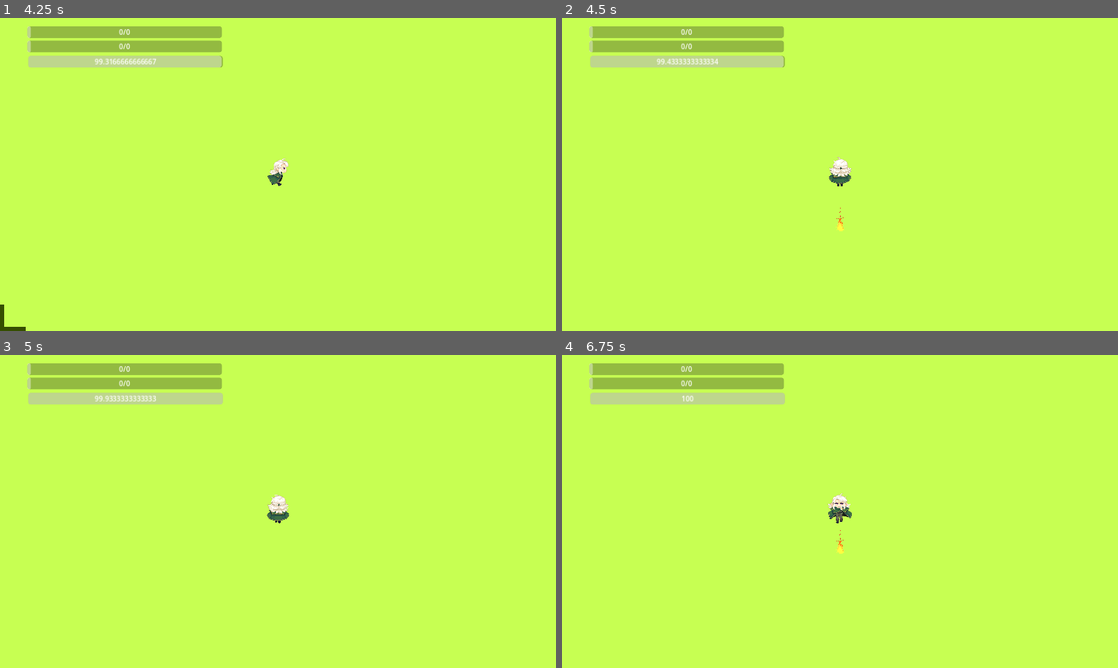
Above: before the commit, frames 1-4 (two rows, left to right).
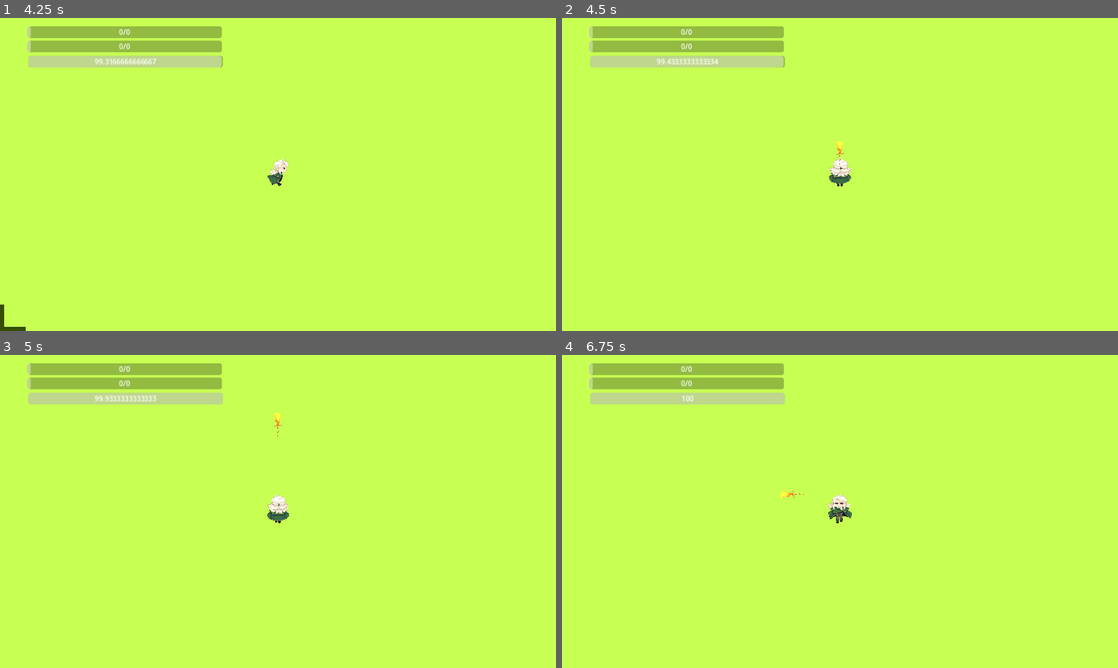
Above: after the commit, the same moments.

Repository: jgascart/Silrasel
Game: Godot game, scene res://Scenes/Main.tscn
Same seed, same stepped clock (60 frames per second), same inputs: the game is played once before the commit and once after it.
Inputs (mouse positions are in pixels of both pictures, inside the frame that each line leads up to):
- Up to frame 1 (4.25 s): click (122, 74) at 0.5 s; click "easy_button" at 1.25 s; tap Enter (interact_button) at 2, 2.85 s; move the mouse to (400, 158) at 2.02 s; hold Right (move_right) 2.03-2.78 s; hold Z (action_button_0) 2.03-2.78 s; move the mouse to (166, 190) at 2.77 s; hold Down (move_down) 2.78-3.53 s; move the mouse to (333, 105) at 3.52 s; hold Right (move_right) from 3.53 s (still down); hold Shift (run) from 3.53 s (still down)
- Up to frame 2 (4.5 s): move the mouse to (812, 237) at 4.27 s; release Right (move_right) at 4.28 s; release Shift (run) at 4.28 s; hold Up (move_up) from 4.28 s (still down); tap Z (action_button_0) at 4.35 s
- Up to frame 3 (5 s): keep holding Up (move_up)
- Up to frame 4 (6.75 s): tap Space at 5, 6.5 s; move the mouse to (1006, 558) at 5.02 s; release Up (move_up) at 5.03 s; hold Enter (interact_button) 5.03-5.78 s; hold Left (move_left) 5.03-6.53 s; move the mouse to (673, 464) at 5.77 s; tap Shift (run) at 5.85 s; move the mouse to (867, 511) at 6.52 s; hold Down (move_down) from 6.53 s (still down); hold Z (action_button_0) from 6.53 s (still down)

Frame 1 is identical in both runs. In frame 2, less than 0.1% of the frame differs, in the area x 49-51%, y 39-69%; in frame 3, less than 0.1%; in frame 4, less than 0.1%.

Commit message:
Adding interaction area on Aeldrya

Diff:
--- a/Scenes/Entities/Characters/Aeldrya/Aeldrya.gd
+++ b/Scenes/Entities/Characters/Aeldrya/Aeldrya.gd
@@ -3,6 +3,7 @@
 const SPEED = 200
 @onready var animations : AnimatedSprite2D = $AeldryaAnimations
 var move_direction = Vector2(0,0)
+@onready var direction: Node2D = $Direction
 var running : bool = false
 
 func _physics_process(_delta: float) -> void:
@@ -33,7 +34,6 @@
 
 #TODO: Move to correct place
 @onready var skill_point : Marker2D = $Direction/SkillPoint
-@onready var direction : Node2D = $Direction
 @onready var skills : Node = $Skills
 #########
 
--- a/Scenes/Entities/Characters/Aeldrya/Aeldrya.tscn
+++ b/Scenes/Entities/Characters/Aeldrya/Aeldrya.tscn
@@ -459,6 +459,8 @@
 radius = 68.0
 height = 216.0
 
+[sub_resource type="CircleShape2D" id="CircleShape2D_iwj3y"]
+
 [node name="Aeldrya" type="CharacterBody2D"]
 scale = Vector2(0.5, 0.5)
 collision_mask = 6
@@ -490,3 +492,11 @@
 
 [node name="SkillPoint" type="Marker2D" parent="Direction"]
 position = Vector2(56, 0)
+
+[node name="InteractionArea" type="Area2D" parent="Direction"]
+collision_layer = 16
+collision_mask = 16
+
+[node name="InteractionShape" type="CollisionShape2D" parent="Direction/InteractionArea"]
+position = Vector2(92, -0.000333039)
+shape = SubResource("CircleShape2D_iwj3y")
--- a/Scenes/Entities/Characters/Aeldrya/AeldryaAnimations.gd
+++ b/Scenes/Entities/Characters/Aeldrya/AeldryaAnimations.gd
@@ -1,16 +1,21 @@
 extends AnimatedSprite2D
 
 var move_animation : String = "idle_down"
+@onready var direction: Node2D = $"../Direction"
 
 func animate_movement(move_direction : Vector2) -> void:
 	match move_direction:
 		Vector2(-1, 0):
+			direction.set_rotation_degrees(-180)
 			move_animation = "run_left"
 		Vector2(-1, -1):
+			direction.set_rotation_degrees(-135)
 			move_animation = "run_up_left"
 		Vector2(-1, 1):
+			direction.set_rotation_degrees(135)
 			move_animation = "run_down_left"
 		Vector2(0, -1):
+			direction.set_rotation_degrees(-90)
 			move_animation = "run_up"
 		Vector2(0, 0):
 			match move_animation:
@@ -23,12 +28,16 @@
 				"run_up_left" : move_animation = "idle_up_left"
 				"run_up_right" : move_animation = "idle_up_right"
 		Vector2(0, 1):
+			direction.set_rotation_degrees(90)
 			move_animation = "run_down"
 		Vector2(1, -1):
+			direction.set_rotation_degrees(-45)
 			move_animation = "run_up_right"
 		Vector2(1, 0):
+			direction.set_rotation_degrees(0)
 			move_animation = "run_right"
 		Vector2(1,1):
+			direction.set_rotation_degrees(45)
 			move_animation = "run_down_right"
 
 	play(move_animation)
Not shown: 1 places in Scenes/Entities/Characters/Aeldrya/Aeldrya.tscn that only renumber resources
